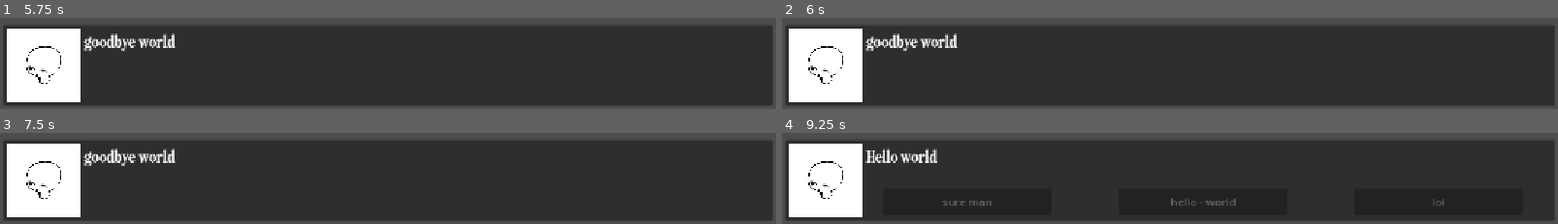
Above: before the commit, frames 1-4 (two rows, left to right).
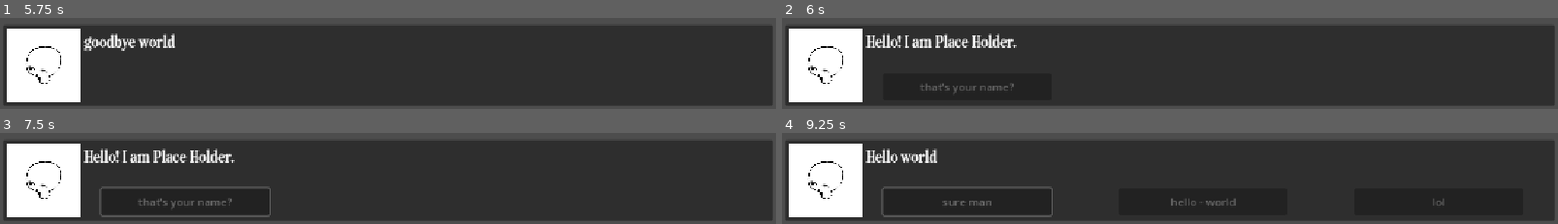
Above: after the commit, the same moments.

Repository: rffhtan/dialogue-charactercustomizer
Game: Godot game, scene res://dialogue.tscn
The game is run twice, just before and just after one commit, with the same random seed, the same clock (stepped at 60 frames per second) and the same inputs.
Inputs (mouse positions are in pixels of both pictures, inside the frame that each line leads up to):
- Up to frame 1 (5.75 s): tap Enter (ui_accept) at 0.5, 0.77, 3.5, 3.77, 4.25, 5, 5.27 s; move the mouse to (outside the picture) at 0.52 s; hold Right 0.53-1.25 s; tap Alt at 0.6 s; click (outside the picture) at 0.67 s; click "sure man" at 1.25 s; click "hello - world" at 2 s; click "lol" at 2.75 s; move the mouse to (426, 49) at 3.52 s; hold Down 3.53-4.28 s; tap Shift at 3.6 s; click (426, 49) at 3.67 s; move the mouse to (outside the picture) at 4.27 s; hold Right 4.28-5.03 s; hold 1 4.28-5.03 s; move the mouse to (outside the picture) at 5.02 s; hold Up from 5.03 s (still down); tap 2 at 5.1 s; click (outside the picture) at 5.17 s
- Up to frame 2 (6 s): tap Enter (ui_accept) at 5.75 s; move the mouse to (outside the picture) at 5.77 s; release Up at 5.78 s; hold Left from 5.78 s (still down); hold 3 from 5.78 s (still down)
- Up to frame 3 (7.5 s): tap Enter (ui_accept) at 6.02, 7.25 s; release Left at 6.5 s; release 3 at 6.5 s; click (186, 202) at 6.5 s, where only the run after the commit has a clickable "that's your name?"; move the mouse to (outside the picture) at 7.27 s; hold Left from 7.28 s (still down); tap Alt at 7.35 s
- Up to frame 4 (9.25 s): tap Enter (ui_accept) at 7.52, 9.02 s; move the mouse to (outside the picture) at 8.02 s; release Left at 8.03 s; hold Down 8.03-8.78 s; tap Shift at 8.1 s; click (outside the picture) at 8.17 s; move the mouse to (outside the picture) at 8.77 s; hold Right from 8.78 s (still down); tap 1 at 8.85 s

Frame 1 is identical in both runs. In frame 2, 2.2% of the frame differs, in the area x 10-31%, y 17-83%; in frame 3, 3.2%, in the area x 10-35%, y 17-93%; in frame 4, 1.0%.

Commit message:
fixed bug
I was dumb and did a lazy workaround, using the size of something as a measure of if it contained a number (if size is 3, it has 1, 2, and 3) but then I was testing and I skipped a number so it broke so I figured I ought to just make it check for the number

Diff:
--- a/basic-dialogue-engine-+-character-customization/key.gd
+++ b/basic-dialogue-engine-+-character-customization/key.gd
@@ -2,8 +2,8 @@
 @onready var engine = get_node("/root/Dialogue_Engine")
 @export var props = load("res://dialogueresources.tres")
 var options : Array
-var d = {1 : ["a", "Hello world", "a"], 2 : ["a", "goodbye world", "a"]}
-var o = {1 : ["sure man", "hello - world", "lol"]}
+var d = {1 : ["a", "Hello world", "a"], 2 : ["a", "goodbye world", "a"], 3 : ["a", "Hello! I am Place Holder.", "a"]}
+var o = {1 : ["sure man", "hello - world", "lol"], 3 : ["that's your name?"]}
 # Called when the node enters the scene tree for the first time.
 func _ready() -> void:
 	engine.dialogue_started.connect(_dialogue)
@@ -15,12 +15,12 @@
 	pass
 
 func _dialogue():
-	if not d.size() < dialogueid.dialogueid :
+	if  d.has(dialogueid.dialogueid) :
 		props.diacharacter = ((d[dialogueid.dialogueid])[0])
 		props.diascript = ((d[dialogueid.dialogueid])[1])
 		props.diamod = ((d[dialogueid.dialogueid])[2])
 
 func _options():
-	if not o.size() < dialogueid.dialogueid :
+	if o.has(dialogueid.dialogueid) :
 		options = ((o[dialogueid.dialogueid]))
 		print(options)
--- a/basic-dialogue-engine-+-character-customization/option.gd
+++ b/basic-dialogue-engine-+-character-customization/option.gd
@@ -9,7 +9,7 @@
 func _options():
 	var button = Button.new()
 
-	if not manager.o.size() < dialogueid.dialogueid :
+	if  manager.o.has(dialogueid.dialogueid) :
 		show()
 		set_text(((manager.o[dialogueid.dialogueid])[0]))
 	else :
--- a/basic-dialogue-engine-+-character-customization/option_2.gd
+++ b/basic-dialogue-engine-+-character-customization/option_2.gd
@@ -8,7 +8,7 @@
 
 func _options():
 	var button = Button.new()
-	if not manager.o.size() < dialogueid.dialogueid :
+	if manager.o.has(dialogueid.dialogueid) and manager.o[dialogueid.dialogueid].size() >= 2:
 		show()
 		set_text(((manager.o[dialogueid.dialogueid])[1]))
 	else :
--- a/basic-dialogue-engine-+-character-customization/option_3.gd
+++ b/basic-dialogue-engine-+-character-customization/option_3.gd
@@ -8,7 +8,7 @@
 
 func _options():
 	var button = Button.new()
-	if not manager.o.size() < dialogueid.dialogueid :
+	if manager.o.has(dialogueid.dialogueid) and manager.o[dialogueid.dialogueid].size() >= 3:
 		show()
 		set_text(((manager.o[dialogueid.dialogueid])[2]))
 	else:
